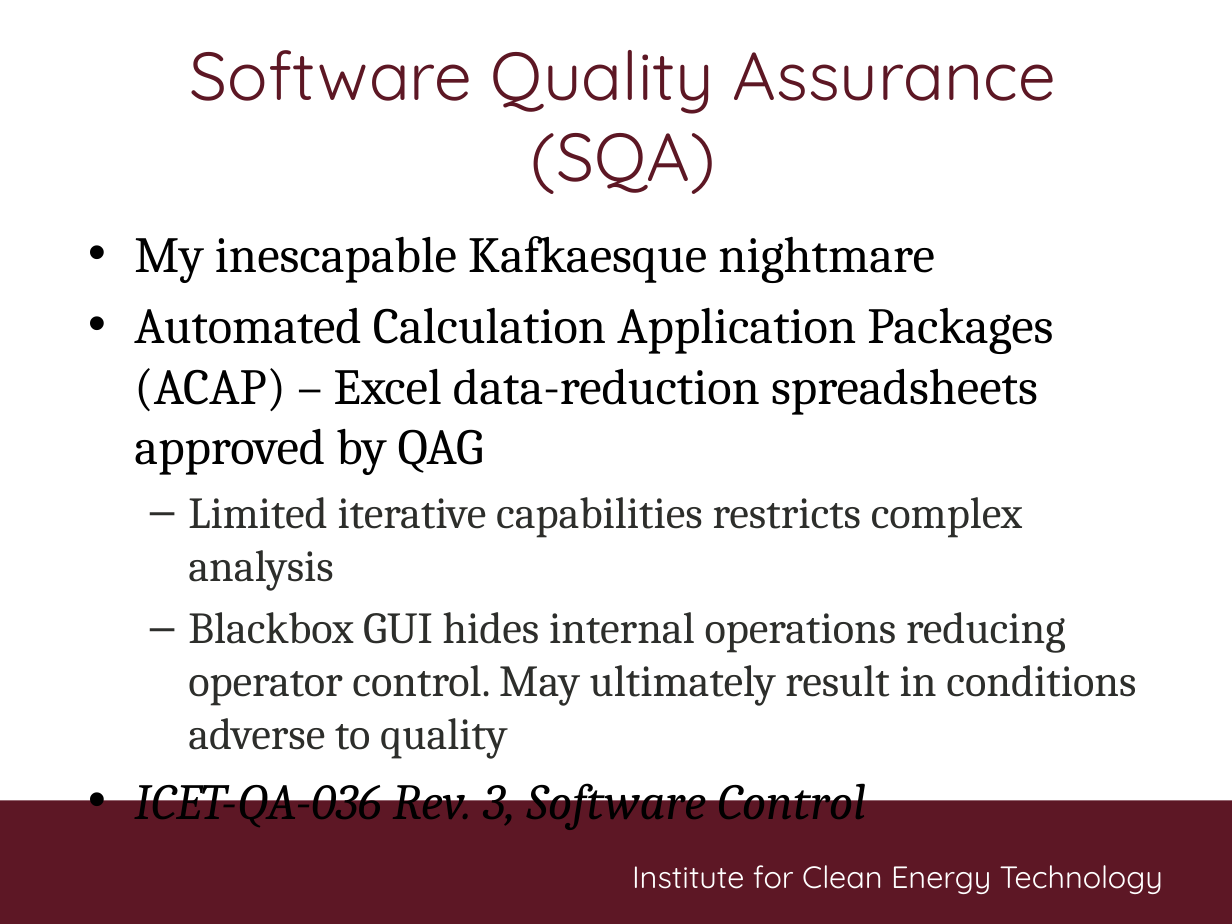
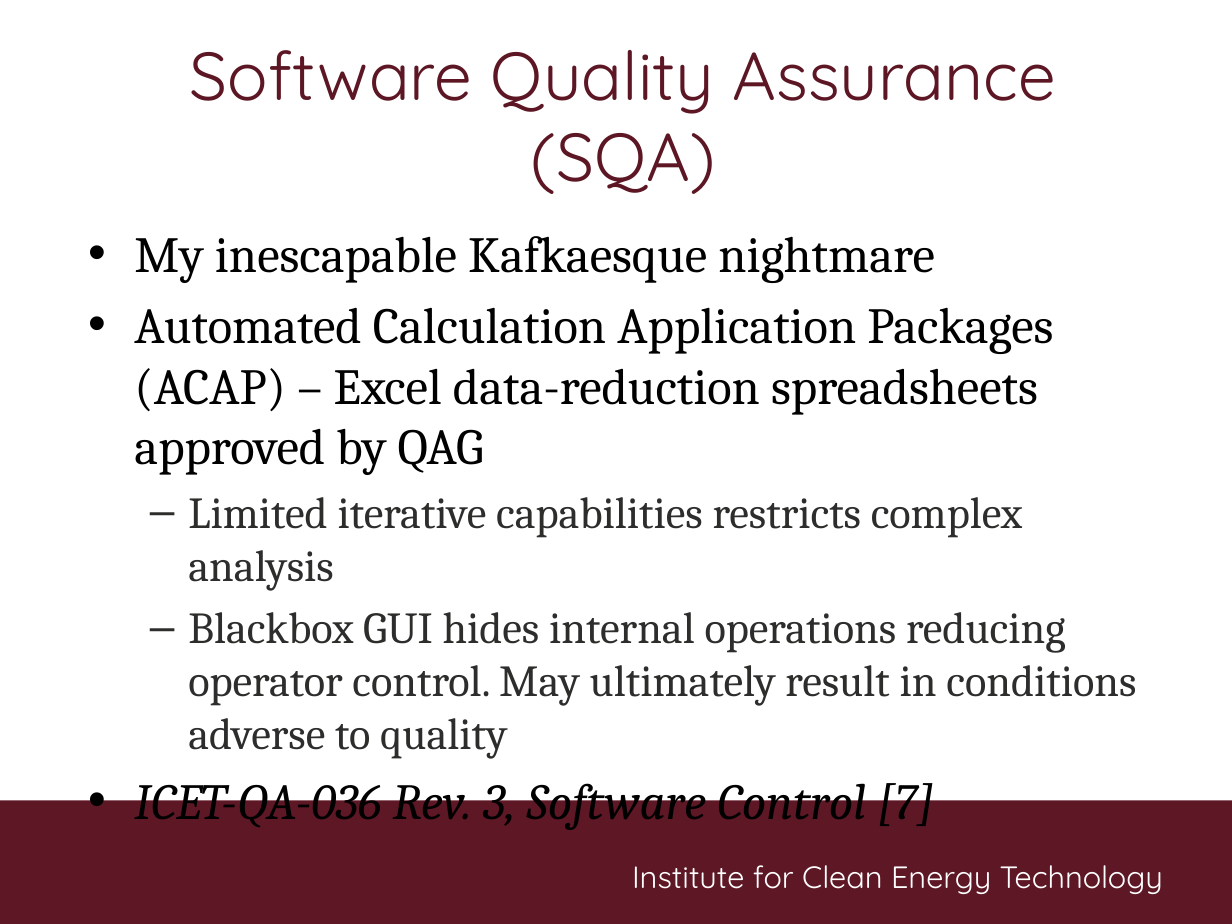
Before and after one commit to matt-wright2001/Computational-Physics, a slide deck: slide 9 of Project/lasFE/ProjectReport/lasFE.pptx. Drawn at 1232x924 pixels with LibreOffice and Linux fonts; fonts in the diff are those of the drawing; background and template pictures are left out. Boxes give left, top, right and bottom in pixels: in the first picture for what was removed or moved away, otherwise in the second. Text is boxed around its words. In the diff, an @@ line names an element or a change of style, - is before the commit and + after.

```diff
--- a/Project/lasFE/ProjectReport/lasFE.pptx
+++ b/Project/lasFE/ProjectReport/lasFE.pptx
@@ text at [134,772,935,830]: text changed @@
-• ICET-QA-036 Rev. 3, Software Control
+• ICET-QA-036 Rev. 3, Software Control [7]
```
Also in this commit, not shown: 3 other slides changed, 1 slide added, 13 other files.
